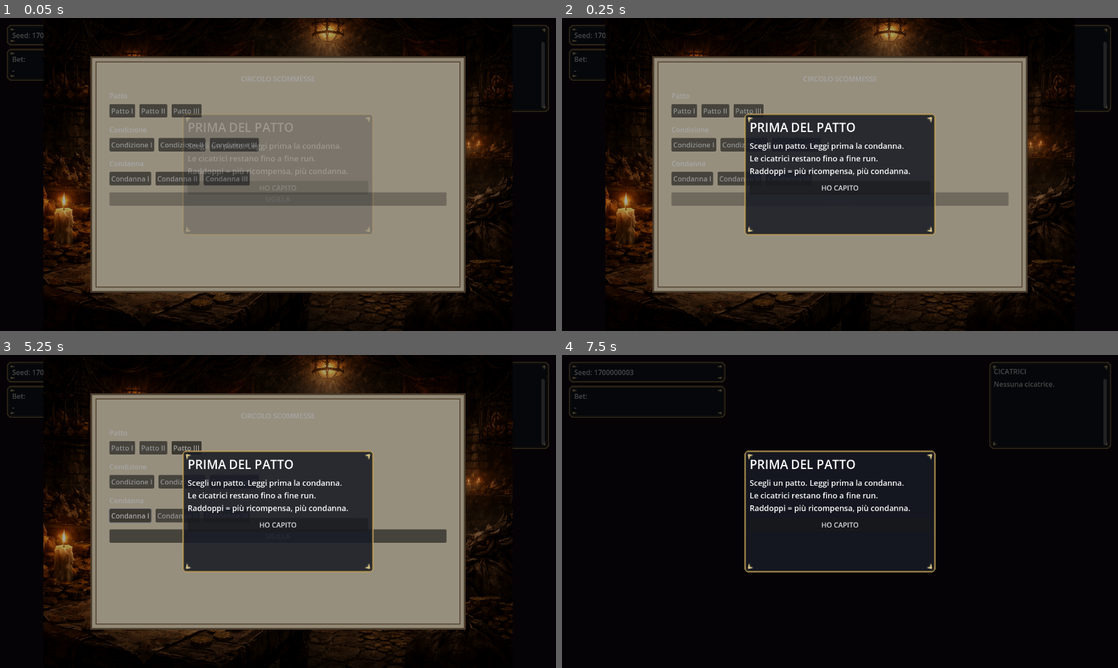
Above: before the commit, frames 1-4 (two rows, left to right).
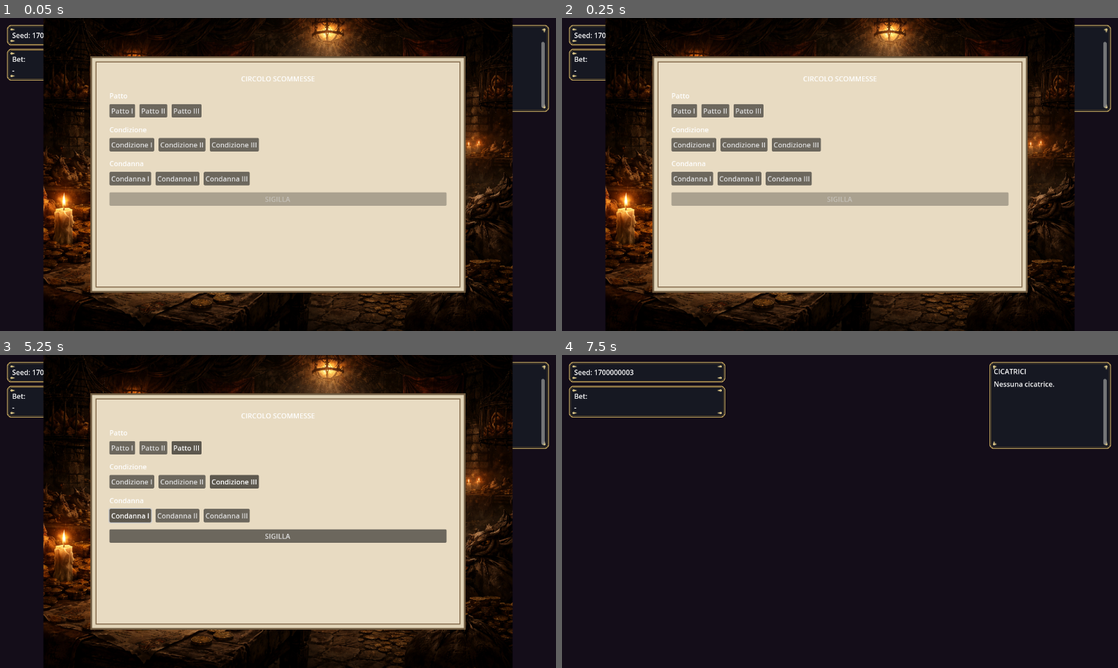
Above: after the commit, the same moments.

Repository: Faratas410/Gallicus-2.0
Game: Godot game, scene res://scenes/Main.tscn
The game is run twice, just before and just after one commit, with the same random seed, the same clock (stepped at 60 frames per second) and the same inputs.
Inputs:
- Up to frame 1 (0.05 s): no input
- Up to frame 2 (0.25 s): no input
- Up to frame 3 (5.25 s): click "Patto I" at 0.5 s; click "Patto II" at 1.25 s; click "Patto III" at 2 s; click "Condizione I" at 2.75 s; click "Condizione II" at 3.5 s; click "Condizione III" at 4.25 s; click "Condanna I" at 5 s
- Up to frame 4 (7.5 s): click "Condanna II" at 5.75 s; click "Condanna III" at 6.5 s; click "SIGILLA" at 7.25 s

The runs differ from the first frame. In frame 1, 56% of the frame differs, in the area x 1-99%, y 0-98%; in frame 2, 56%; in frame 3, 56%; in frame 4, 3.9%.

Commit message:
Remove pre-bet onboarding modal

Diff:
--- a/scenes/UI.tscn
+++ b/scenes/UI.tscn
@@ -146,65 +146,6 @@
 anchor_bottom = 1.0
 color = Color(0, 0, 0, 0.55)
 
-[node name="OnboardingModal" type="Control" parent="Modals"]
-visible = false
-mouse_filter = 0
-z_index = 200
-anchor_left = 0.0
-anchor_top = 0.0
-anchor_right = 1.0
-anchor_bottom = 1.0
-
-[node name="OnboardingBlocker" type="ColorRect" parent="Modals/OnboardingModal"]
-mouse_filter = 0
-anchor_left = 0.0
-anchor_top = 0.0
-anchor_right = 1.0
-anchor_bottom = 1.0
-offset_left = 0.0
-offset_top = 0.0
-offset_right = 0.0
-offset_bottom = 0.0
-color = Color(0, 0, 0, 0.35)
-
-[node name="OnboardingPanel" type="Panel" parent="Modals/OnboardingModal"]
-visible = false
-z_index = 1
-anchor_left = 0.5
-anchor_top = 0.5
-anchor_right = 0.5
-anchor_bottom = 0.5
-offset_left = -220.0
-offset_top = -140.0
-offset_right = 220.0
-offset_bottom = 140.0
-clip_contents = true
-custom_minimum_size = Vector2(440, 280)
-theme_override_styles/panel = SubResource("StyleBoxTexture_1")
-
-[node name="OnboardingVBox" type="VBoxContainer" parent="Modals/OnboardingModal/OnboardingPanel"]
-anchor_right = 1.0
-anchor_bottom = 1.0
-offset_left = 12.0
-offset_top = 12.0
-offset_right = -12.0
-offset_bottom = -12.0
-theme_override_constants/separation = 10
-
-[node name="OnboardingTitle" type="Label" parent="Modals/OnboardingModal/OnboardingPanel/OnboardingVBox"]
-theme_override_font_sizes/font_size = 28
-text = "PRIMA DEL PATTO"
-
-[node name="OnboardingText" type="Label" parent="Modals/OnboardingModal/OnboardingPanel/OnboardingVBox"]
-autowrap_mode = 2
-theme_override_font_sizes/font_size = 18
-text = "Scegli un patto. Leggi prima la condanna.\nLe cicatrici restano fino a fine run.\nRaddoppi = più ricompensa, più condanna."
-
-[node name="OnboardingButton" type="Button" parent="Modals/OnboardingModal/OnboardingPanel/OnboardingVBox"]
-focus_mode = 2
-mouse_filter = 2
-text = "HO CAPITO"
-
 [node name="BetModal" type="Control" parent="Modals"]
 visible = false
 mouse_filter = 2
--- a/scripts/ui/ui_root.gd
+++ b/scripts/ui/ui_root.gd
@@ -69,9 +69,6 @@
 @onready var fast_countdown_label: Label = get_node_or_null("Modals/FastCountdownLabel") as Label
 @onready var fast_blink_timer: Timer = get_node_or_null("Modals/FastBlinkTimer") as Timer
 @onready var enemy_bars: Control = get_node_or_null("WorldUI/EnemyBars") as Control
-@onready var onboarding_modal: Control = get_node_or_null("Modals/OnboardingModal") as Control
-@onready var onboarding_panel: Panel = get_node_or_null("Modals/OnboardingModal/OnboardingPanel") as Panel
-@onready var onboarding_button: Button = get_node_or_null("Modals/OnboardingModal/OnboardingPanel/OnboardingVBox/OnboardingButton") as Button
 @onready var scars_detail_panel: Panel = get_node_or_null("Modals/ScarsDetailPanel") as Panel
 @onready var scars_detail_text: Label = get_node_or_null("Modals/ScarsDetailPanel/ScarsDetailVBox/ScarsDetailText") as Label
 @onready var scars_detail_close: Button = get_node_or_null("Modals/ScarsDetailPanel/ScarsDetailVBox/ScarsDetailClose") as Button
@@ -102,7 +99,6 @@
 var _scar_popup_tween: Tween = null
 var _arena_resolution_tween: Tween = null
 var _bet_modal_fade_tween: Tween = null
-var _onboarding_modal_fade_tween: Tween = null
 var _push_luck_modal_fade_tween: Tween = null
 var _game_over_modal_fade_tween: Tween = null
 var _last_level: int = 1
@@ -118,8 +114,6 @@
 var _last_finale_seed: int = 0
 var _last_finale_stats: Dictionary = {}
 var _special_arena_payload: Dictionary = {}
-var _onboarding_pending: bool = false
-var _onboarding_visible: bool = false
 var _require_bet_confirm: bool = false
 var _scars_detail_text: String = ""
 var _debug_run_log: String = ""
@@ -278,12 +272,6 @@
 		var scars_gui_callable: Callable = Callable(self, "_on_scars_panel_gui_input")
 		if not scars_panel.gui_input.is_connected(scars_gui_callable):
 			scars_panel.gui_input.connect(scars_gui_callable)
-	if onboarding_panel != null:
-		_set_onboarding_modal(false)
-		if onboarding_button != null:
-			var onboarding_callable: Callable = Callable(self, "_on_onboarding_dismissed")
-			if not onboarding_button.pressed.is_connected(onboarding_callable):
-				onboarding_button.pressed.connect(onboarding_callable)
 	if scars_detail_panel != null:
 		scars_detail_panel.visible = false
 		if scars_detail_close != null:
@@ -685,8 +673,6 @@
 	_last_finale_seed = 0
 	_last_finale_stats = {}
 	_special_arena_payload = {}
-	_onboarding_pending = true
-	_onboarding_visible = false
 	_debug_run_log = ""
 	_debug_special_arena = ""
 	if special_arena_label != null:
@@ -698,7 +684,6 @@
 	if not _fast_countdown_active:
 		_reset_fast_countdown()
 	_refresh_modal_dimmer()
-	_hide_onboarding_panel()
 	_hide_scars_detail()
 
 func _on_run_started_ui() -> void:
@@ -773,7 +758,6 @@
 		restart_button.text = "RESTART RUN"
 	_reset_fast_countdown()
 	_refresh_modal_dimmer()
-	_hide_onboarding_panel()
 	_hide_scars_detail()
 
 func _on_run_debug_state_updated(payload: Dictionary) -> void:
@@ -808,13 +792,9 @@
 	if betting_circle != null:
 		betting_circle.open()
 		_set_bet_modal(false)
-		_maybe_show_onboarding()
 		_refresh_modal_dimmer()
 
 func _on_arena_started(arena_index: int) -> void:
-	if arena_index >= 1:
-		_onboarding_pending = false
-		_hide_onboarding_panel()
 	if not _special_arena_payload.is_empty():
 		var special_index: int = int(_special_arena_payload.get("arena_index", -1))
 		if arena_index >= special_index and special_index > 0:
@@ -857,7 +837,6 @@
 		return
 	if betting_circle != null:
 		_set_bet_modal(false)
-		_maybe_show_onboarding()
 		_refresh_modal_dimmer()
 		return
 	if game_over_panel != null and game_over_panel.visible:
@@ -878,7 +857,6 @@
 	_set_bet_modal(true)
 	_update_special_arena_ui()
 	_update_condanna_focus()
-	_maybe_show_onboarding()
 	_reset_fast_countdown()
 	_refresh_buy_token_ui()
 	_refresh_modal_dimmer()
@@ -891,36 +869,6 @@
 	if condanna_focus_label != null:
 		condanna_focus_label.visible = false
 
-func _maybe_show_onboarding() -> void:
-	if not _onboarding_pending:
-		return
-	if onboarding_panel == null:
-		return
-	if _onboarding_visible:
-		return
-	_onboarding_visible = true
-	_set_onboarding_modal(true)
-	_set_bet_buttons_enabled(false)
-	if GameEvents.has_signal("modal_opened"):
-		GameEvents.modal_opened.emit("onboarding")
-	_refresh_modal_dimmer()
-
-func _hide_onboarding_panel() -> void:
-	if onboarding_panel == null:
-		return
-	if not _onboarding_visible and not onboarding_panel.visible:
-		return
-	_onboarding_visible = false
-	_set_onboarding_modal(false)
-	_set_bet_buttons_enabled(true)
-	if GameEvents.has_signal("modal_closed"):
-		GameEvents.modal_closed.emit("onboarding")
-	_refresh_modal_dimmer()
-
-func _on_onboarding_dismissed() -> void:
-	_onboarding_pending = false
-	_hide_onboarding_panel()
-
 func _update_special_arena_ui() -> void:
 	if special_arena_label == null:
 		return
@@ -939,7 +887,7 @@
 	if condanna_focus_label == null:
 		return
 	var arena_index: int = _get_arena_index()
-	condanna_focus_label.visible = _onboarding_pending or arena_index <= 1
+	condanna_focus_label.visible = arena_index <= 1
 
 func _on_scars_updated(scars: Array) -> void:
 	_refresh_scars_ui(scars)
@@ -1246,7 +1194,6 @@
 
 	if GameEvents.has_signal("request_reset_run"):
 		GameEvents.request_reset_run.emit()
-	_hide_onboarding_panel()
 	_hide_scars_detail()
 	_refresh_modal_dimmer()
 
@@ -1261,7 +1208,6 @@
 	_set_game_over_modal(false)
 	if GameEvents.has_signal("request_retry_run"):
 		GameEvents.request_retry_run.emit()
-	_hide_onboarding_panel()
 	_hide_scars_detail()
 	_refresh_modal_dimmer()
 
@@ -1339,23 +1285,30 @@
 	if bet_buttons_container == null:
 		return
 	_clear_bet_buttons()
+	var add_intro_note: bool = _get_arena_index() <= 1
+	var intro_note: String = "Le cicatrici restano. Raddoppiare aumenta il rischio."
+	var note_used: bool = false
 	for bet_value: Dictionary in bets:
 		var bet: Dictionary = bet_value as Dictionary
 		var bet_id: String = str(bet.get("id", ""))
 		if bet_id == "":
 			continue
-		var button: Button = _create_bet_button(bet_id, bet)
+		var extra_note: String = ""
+		if add_intro_note and not note_used:
+			extra_note = intro_note
+			note_used = true
+		var button: Button = _create_bet_button(bet_id, bet, extra_note)
 		bet_buttons_container.add_child(button)
 		_bet_buttons.append(button)
 
-func _create_bet_button(bet_id: String, bet: Dictionary) -> Button:
+func _create_bet_button(bet_id: String, bet: Dictionary, extra_note: String) -> Button:
 	var button: Button = Button.new()
 	button.custom_minimum_size = Vector2(0, 190)
 	button.size_flags_horizontal = Control.SIZE_EXPAND_FILL
 	button.size_flags_vertical = Control.SIZE_EXPAND_FILL
 	button.autowrap_mode = TextServer.AUTOWRAP_WORD_SMART
 	button.add_theme_font_size_override("font_size", 20)
-	button.text = _format_bet_button_text(bet_id, bet)
+	button.text = _format_bet_button_text(bet_id, bet, extra_note)
 	button.alignment = HorizontalAlignment.HORIZONTAL_ALIGNMENT_LEFT
 	button.disabled = false
 	button.mouse_filter = Control.MOUSE_FILTER_STOP
@@ -1365,7 +1318,7 @@
 	_apply_bet_button_style(button, bet_id)
 	return button
 
-func _format_bet_button_text(bet_id: String, bet: Dictionary) -> String:
+func _format_bet_button_text(bet_id: String, bet: Dictionary, extra_note: String) -> String:
 	var name_text: String = str(bet.get("name", bet_id))
 	var condition_text: String = str(bet.get("condition", ""))
 	var pact_text: String = str(bet.get("pact", ""))
@@ -1380,6 +1333,8 @@
 		lines.append("⚠️ Condizione: %s" % condition_text)
 	if pact_text != "":
 		lines.append("✅ Patto: %s" % pact_text)
+	if extra_note != "":
+		lines.append("ℹ️ %s" % extra_note)
 	return "\n".join(lines)
 
 func _format_lock_note(reason: String, fallback: String) -> String:
@@ -1397,13 +1352,6 @@
 	for child in bet_buttons_container.get_children():
 		if child is Node:
 			child.queue_free()
-
-func _set_bet_buttons_enabled(enabled: bool) -> void:
-	for button: Button in _bet_buttons:
-		if button != null:
-			button.disabled = not enabled
-	if bet_confirm_button != null:
-		bet_confirm_button.disabled = not enabled
 
 func _apply_bet_button_style(button: Button, bet_id: String) -> void:
 	if button == null:
@@ -1559,11 +1507,6 @@
 	_refresh_modal_dimmer()
 	get_viewport().gui_release_focus()
 
-func _set_onboarding_modal(active: bool) -> void:
-	_onboarding_modal_fade_tween = _fade_modal(onboarding_panel, onboarding_modal, active, _onboarding_modal_fade_tween)
-	_refresh_modal_dimmer()
-	get_viewport().gui_release_focus()
-
 func _set_push_luck_modal(active: bool) -> void:
 	_push_luck_modal_fade_tween = _fade_modal(push_luck_panel, push_luck_modal, active, _push_luck_modal_fade_tween)
 	if active:
@@ -1602,8 +1545,6 @@
 	if push_luck_modal != null and push_luck_modal.visible:
 		active = true
 	if game_over_modal != null and game_over_modal.visible:
-		active = true
-	if onboarding_modal != null and onboarding_modal.visible:
 		active = true
 	if scars_detail_panel != null and scars_detail_panel.visible:
 		active = true
